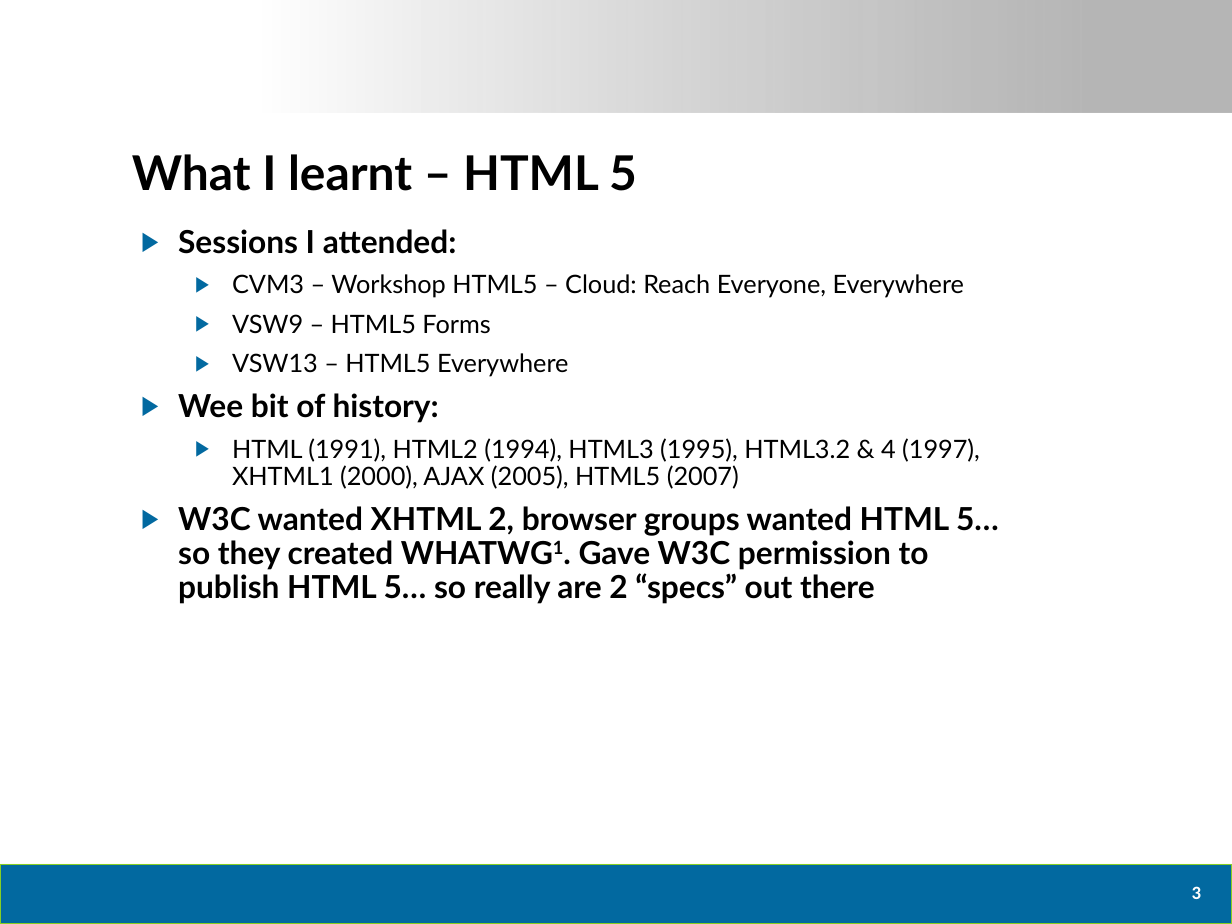
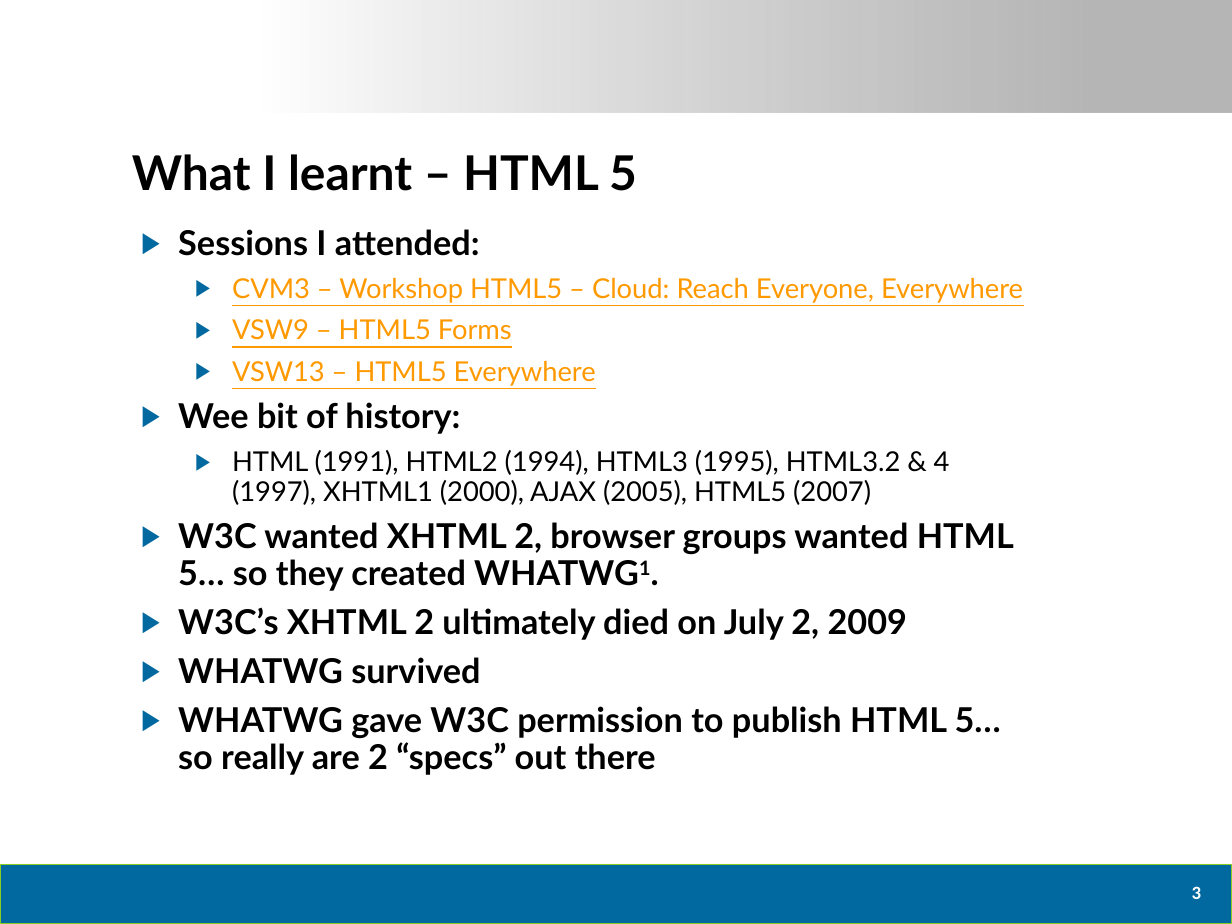
Before and after one commit to dtomyn/HTML5Demo1, a slide deck: slide 4 of Docs/2012 - Live360 Event Review (NEWER).pptx. Drawn at 1232x924 pixels with LibreOffice and Linux fonts; fonts in the diff are those of the drawing; background and template pictures are left out. Boxes give left, top, right and bottom in pixels: in the first picture for what was removed or moved away, otherwise in the second. Text is boxed around its words. In the diff, an @@ line names an element or a change of style, - is before the commit and + after.

```diff
--- a/Docs/2012 - Live360 Event Review (NEWER).pptx
+++ b/Docs/2012 - Live360 Event Review (NEWER).pptx
@@ text at (x1=178, y1=229, x2=1023, y2=505): size 18.5 to 20 pt in "Sessions I attended:", "Wee bit of history:"; size 14.8 to 16 pt in "CVM3 – Workshop HTML5 – Cloud: Reach ...", "VSW9 – HTML5 Forms", "VSW13 – HTML5 Everywhere", "HTML (1991), HTML2 (1994), HTML3 (1995), HTML3.2 ..."; text colour #000000 to #FF9900, underline on in "CVM3 – Workshop HTML5 – Cloud: Reach ...", "VSW9 – HTML5 Forms", "VSW13 – HTML5 Everywhere" @@
@@ text at (x1=178, y1=522, x2=1014, y2=775): text changed; size 18.5 to 20 pt @@
-▶ W3C wanted XHTML 2, browser groups wanted HTML 5… so they created WHATWG1. Gave W3C permission to publish HTML 5… so really are 2 “specs” out there
+▶ W3C wanted XHTML 2, browser groups wanted HTML 5… so they created WHATWG1.
+▶ W3C’s XHTML 2 ultimately died on July 2, 2009
+▶ WHATWG survived
+▶ WHATWG gave W3C permission to publish HTML 5… so really are 2 “specs” out there
```
Also in this commit, not shown: 8 other slides changed, 1 slide added, 2 other files.
